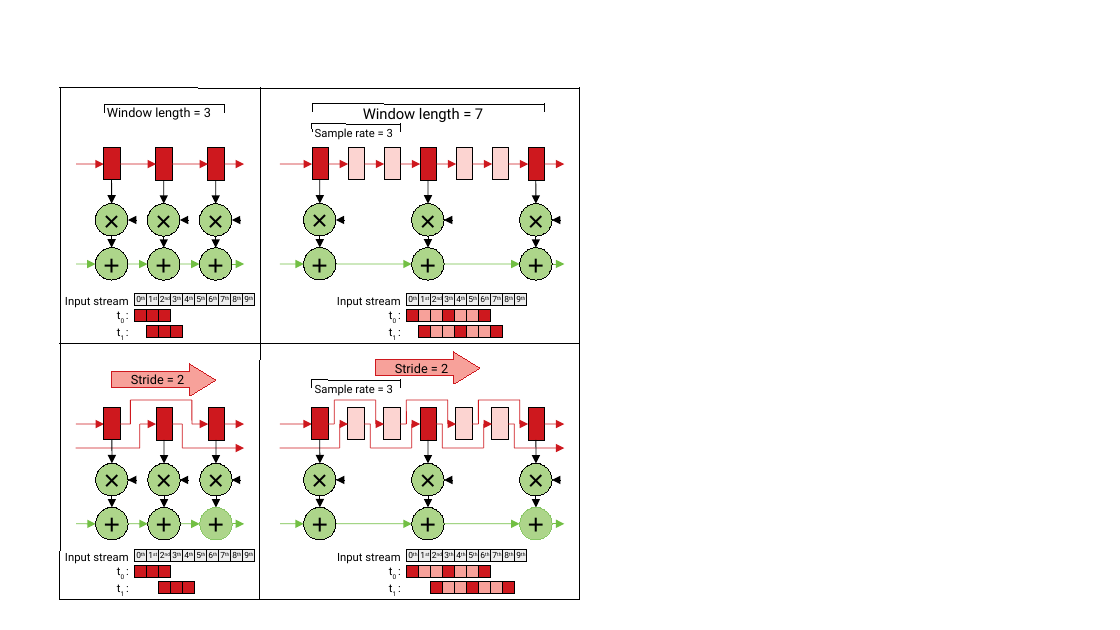
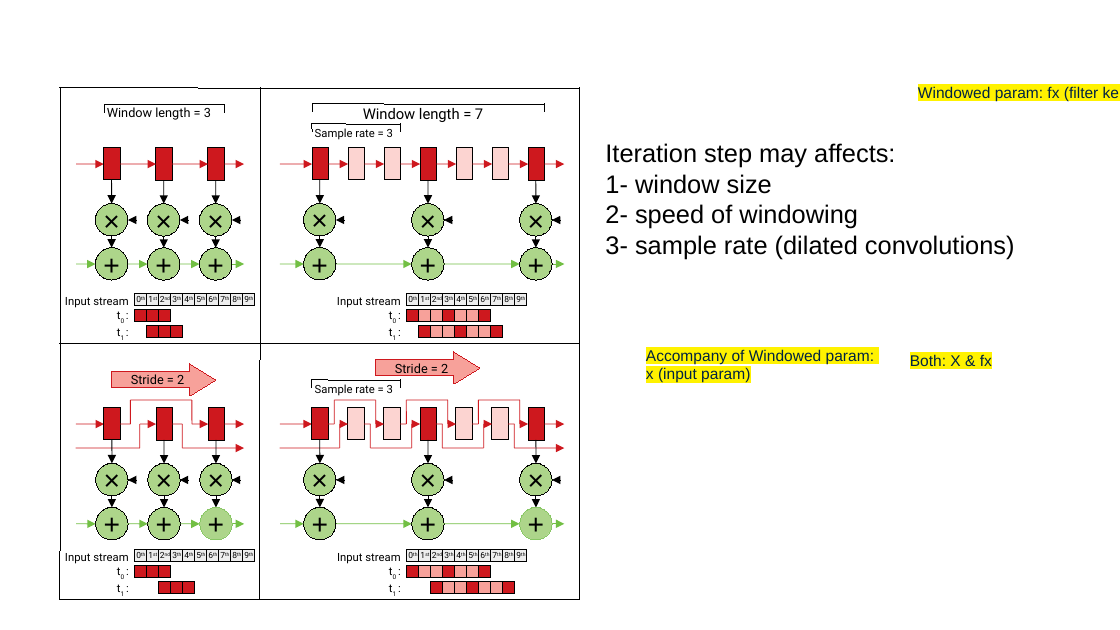
Before and after one commit to raminrasoulinezhad/MLBlocks, a slide deck: slide 6 of presentations/flexarch.odp. Drawn at 1120x630 pixels with LibreOffice and Linux fonts; fonts in the diff are those of the drawing. Boxes give left, top, right and bottom in pixels: in the first picture for what was removed or moved away, otherwise in the second. Text is boxed around its words. In the diff, an @@ line names an element or a change of style, - is before the commit and + after.

```diff
--- a/presentations/flexarch.odp
+++ b/presentations/flexarch.odp
@@ text added at <box>826,86,1098,364</box>, 11 pt, text #002342 @@
+Windowed param: fx (filter kernel param)
@@ text added at <box>605,143,1015,259</box>, 18 pt, text #000000 @@
+Iteration step may affects:
+1- window size
+2- speed of windowing
+3- sample rate (dilated convolutions)
@@ text added at <box>646,349,822,383</box>, 11 pt, text #002342 @@
+Accompany of Windowed param:
+x (input param)
@@ text added at <box>910,354,992,366</box>, 11 pt, text #002342 @@
+Both: X & fx
```
Also in this commit, not shown: 5 other slides changed, 2 other files.
